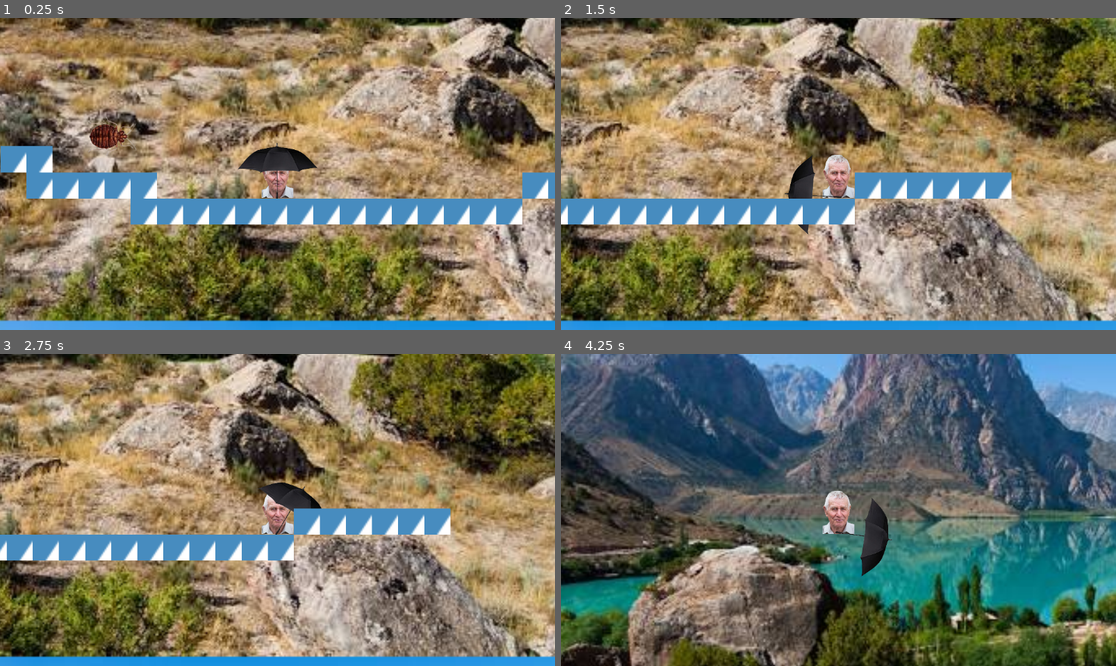
Above: before the commit, frames 1-4 (two rows, left to right).
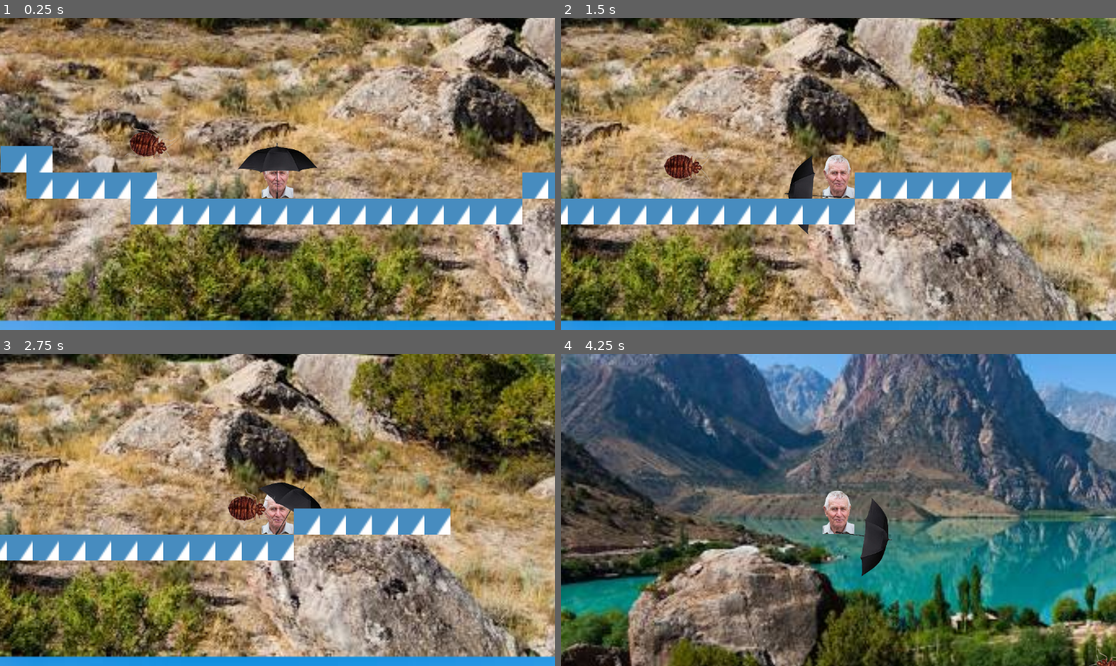
Above: after the commit, the same moments.

Repository: vEVR0/TheDeanStandard
Game: Godot game, scene res://scenes/main.tscn
The game is run twice, just before and just after one commit, with the same random seed, the same clock (stepped at 60 frames per second) and the same inputs. The engine's default icon, where the game draws it, is replaced by a stand-in: a white triangle on a blue panel in a dark square.
Inputs (mouse positions are in pixels of both pictures, inside the frame that each line leads up to):
- Up to frame 1 (0.25 s): no input
- Up to frame 2 (1.5 s): move the mouse to (960, 158) at 0.52 s; hold D (right) 0.53-1.28 s; move the mouse to (727, 189) at 1.27 s; hold S (down) from 1.28 s (still down)
- Up to frame 3 (2.75 s): move the mouse to (333, 441) at 2.02 s; release S (down) at 2.03 s; hold D (right) from 2.03 s (still down)
- Up to frame 4 (4.25 s): tap Enter at 2.75 s; move the mouse to (810, 572) at 2.77 s; release D (right) at 2.78 s; hold W (up) 2.78-3.53 s; move the mouse to (1005, 556) at 3.52 s; hold A (left) from 3.53 s (still down)

The runs differ from the first frame. In frame 1, 0.8% of the frame differs, in the area x 15-33%, y 31-47%; in frame 2, 0.4%; in frame 3, 0.4%; in frame 4, less than 0.1%.
Error before the commit: Parse Error: Invalid operands "float" and "float" for "^" operator. (res://scripts/bugof01.gd:20)

Commit message:
made the bug of 01 not push dean

Diff:
--- a/scripts/bugof01.gd
+++ b/scripts/bugof01.gd
@@ -12,11 +12,13 @@
 # Called every frame. 'delta' is the elapsed time since the previous frame.
 func _process(delta: float) -> void:
 	rotation_degrees = wrap(rotation_degrees, 0, 360)
+	if global_position.distance_to(dean.global_position) > 20:
+		position += transform.x * SPEED * delta
 	look_at(dean.global_position)
-	position += transform.x * SPEED * delta
+
 	#global_position.x = global_position.x + (sin(rotation_degrees))
 	#global_position.y = global_position.y + (cos(rotation_degrees))
 
-	var distancetodean = sqrt((global_position.x - dean.global_position.x)^2 + (global_position.y - dean.global_position.y)^2)
+
 
 	move_and_slide()
--- a/scripts/umbrella.gd
+++ b/scripts/umbrella.gd
@@ -6,6 +6,7 @@
 	pass # Replace with function body.
 
 
+
 # Called every frame. 'delta' is the elapsed time since the previous frame.
 func _process(delta: float) -> void:
 	look_at(get_global_mouse_position())
Not shown, added: scenes/bugof01.tscn135896372.tmp
